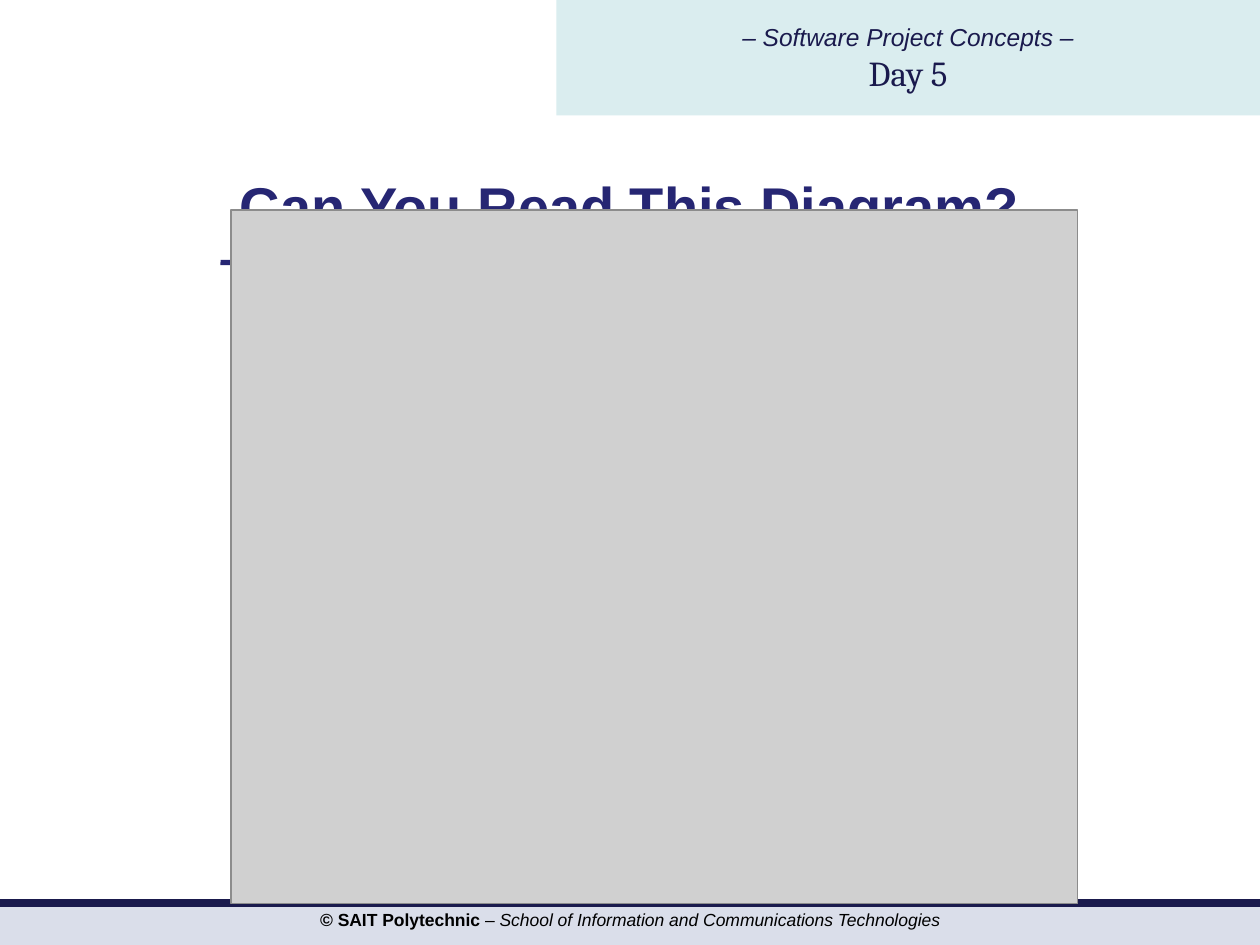
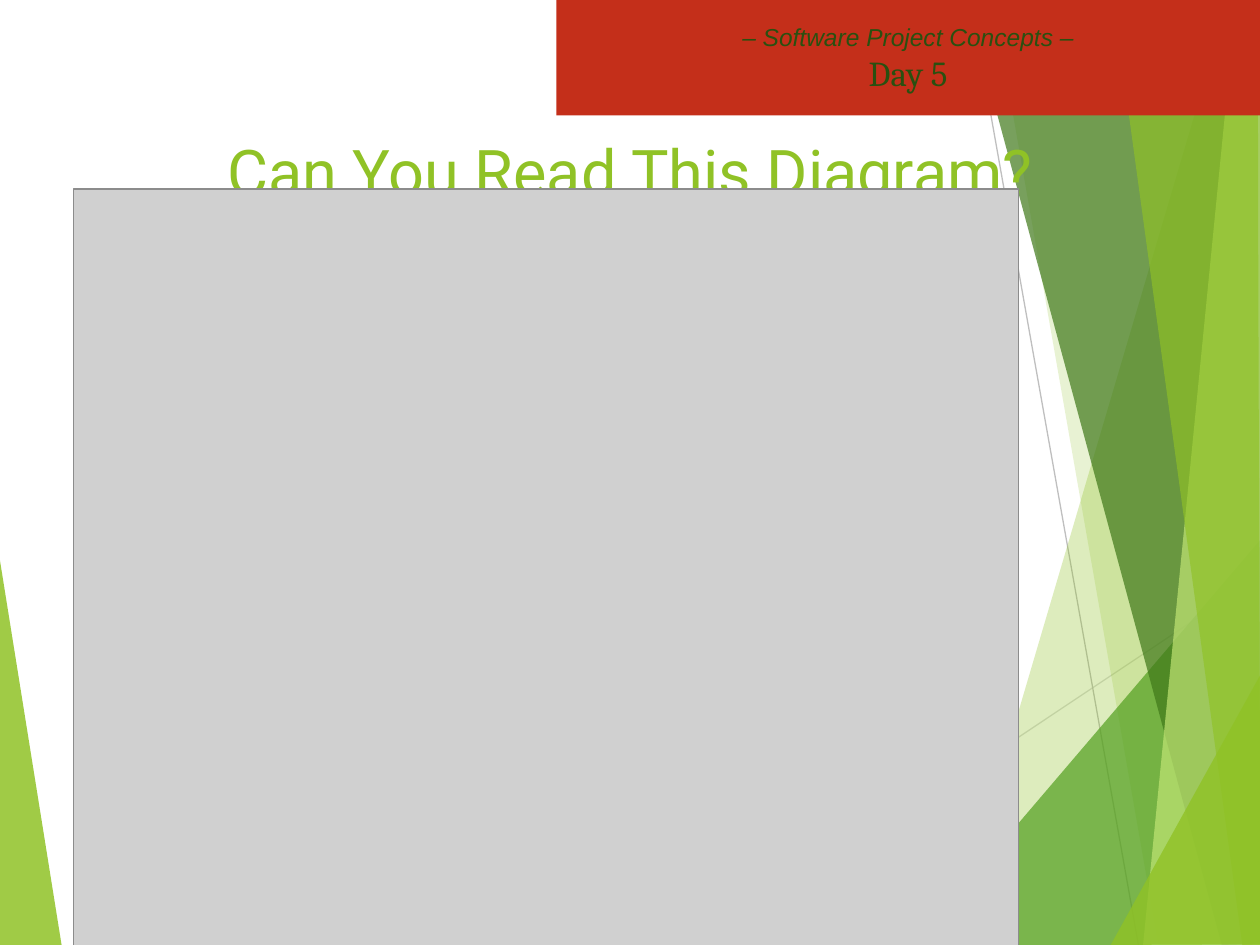
Before and after one commit to hdmdhr/CPRG-210-OSD-Assignment, a slide deck: slide 9 of Project Concepts/PROJ216 Slides Day5.pptx. Drawn at 1260x945 pixels with LibreOffice and Linux fonts; fonts in the diff are those of the drawing; grey boxes stand for pictures; background and template pictures are left out. Boxes give left, top, right and bottom in pixels: in the first picture for what was removed or moved away, otherwise in the second. Text is boxed around its words. In the diff, an @@ line names an element or a change of style, - is before the commit and + after.

```diff
--- a/Project Concepts/PROJ216 Slides Day5.pptx
+++ b/Project Concepts/PROJ216 Slides Day5.pptx
@@ rectangle "– Software Project Concepts – ..." at [557, 0, 1260, 116]: text colour #19194D to #2A5010; fill #DAEDEF to #C42F1A @@
@@ title "Can You Read This Diagram?" at [227, 137, 1032, 210]: size 32 to 36 pt, font Arial to Roboto, text colour #262673 to #90C226, bold off; vertical alignment middle to top @@
@@ picture: place and size @@
-picture at [231, 210, 1077, 905]
+picture at [73, 189, 1018, 945]
@@ line removed from (220, 262) to (1040, 262) @@
@@ group added at [0, 0, 1260, 945]: 8 freeform shapes, 2 lines @@
@@ rectangle removed at [0, 903, 1260, 945] @@
@@ text removed at [338, 913, 940, 930] @@
-© SAIT Polytechnic – School of Information and Communications Technologies
```
Also in this commit, not shown: 17 other slides changed, 11 other files.
